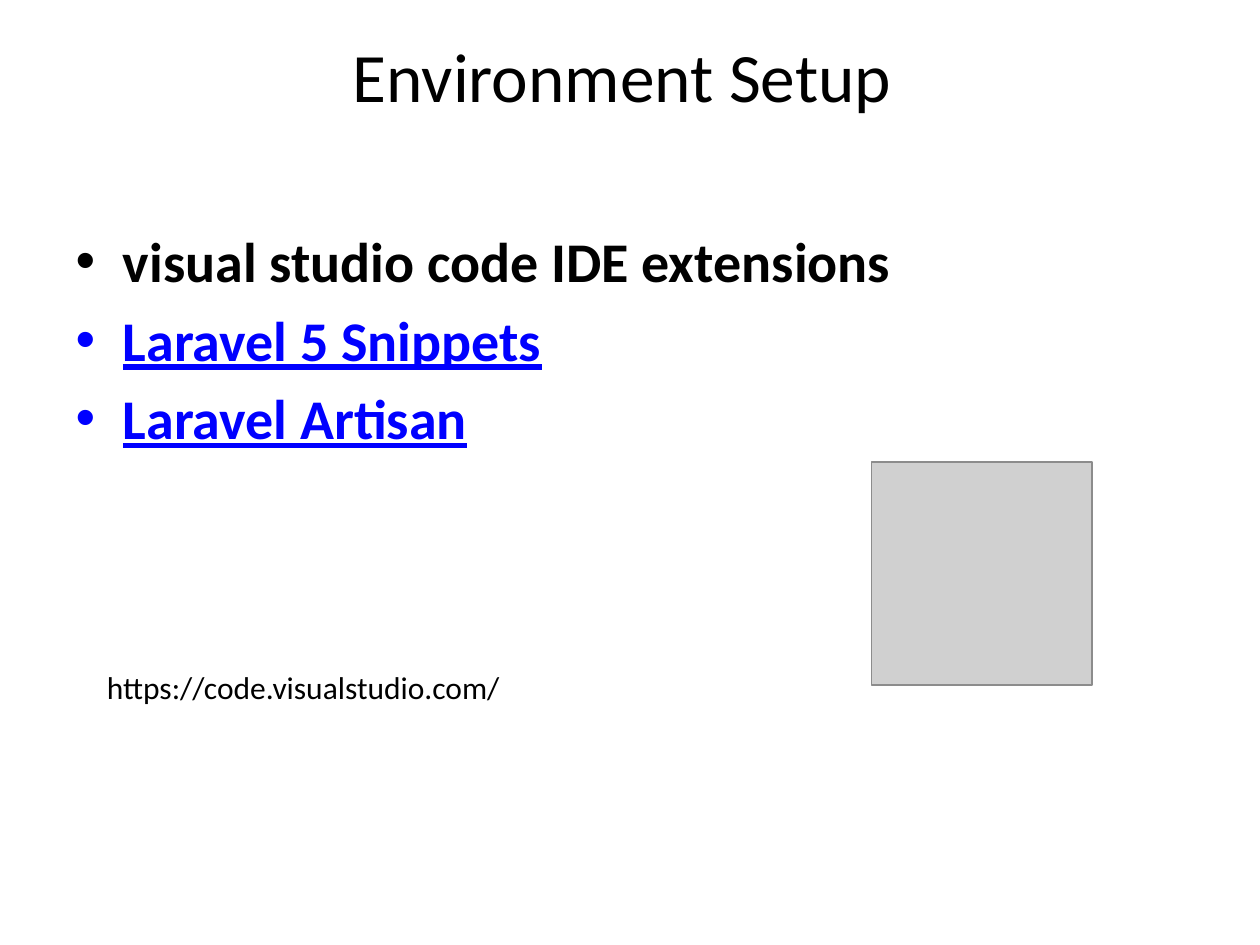
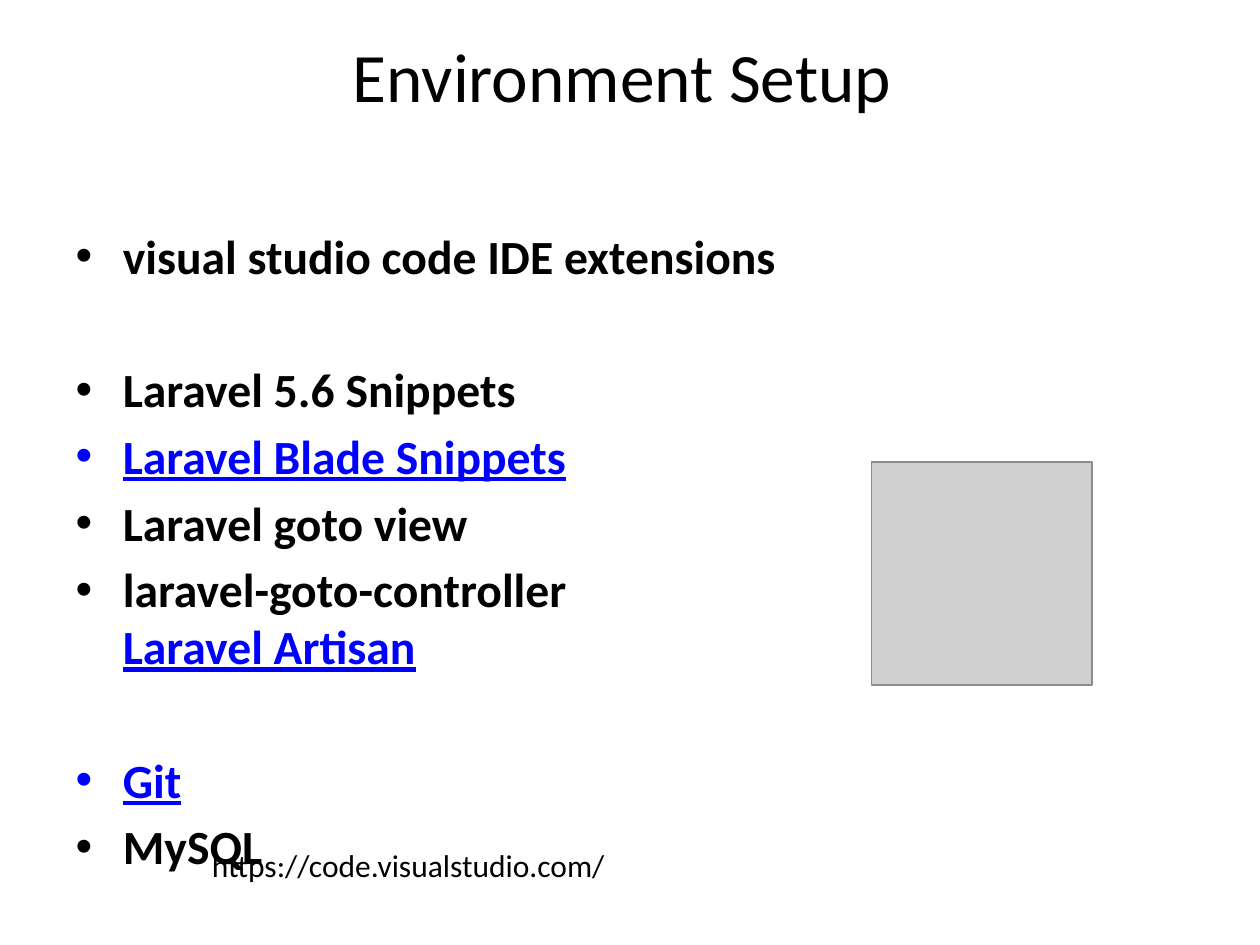
Before and after one commit to TarekSherif/LaravelCourse, a slide deck: slide 16 of PPT/Lec1/1-Laravel-tutorial.pptx (slide 21 before the commit). Drawn at 1260x945 pixels with LibreOffice and Linux fonts; fonts in the diff are those of the drawing; grey boxes stand for pictures. Boxes give left, top, right and bottom in pixels: in the first picture for what was removed or moved away, otherwise in the second. Text is boxed around its words. In the diff, an @@ line names an element or a change of style, - is before the commit and + after.

```diff
--- a/PPT/Lec1/1-Laravel-tutorial.pptx
+++ b/PPT/Lec1/1-Laravel-tutorial.pptx
@@ text at bbox=[123, 240, 775, 275]: size 32 to 27.2 pt in "visual studio code IDE extensions" @@
@@ text at bbox=[123, 373, 566, 805]: text changed; size 32 to 27.2 pt; text colour #0000FF to #000000 @@
-• Laravel 5 Snippets
-• Laravel Artisan
+• Laravel 5.6 Snippets
+• Laravel Blade Snippets
+• Laravel goto view
+• laravel-goto-controller
+  Laravel Artisan
+• Git
+• MySQL
@@ text "https://code.visualstudio.com/" rewrapped from bbox=[107, 677, 499, 704] to bbox=[212, 851, 604, 882] @@
```
Also in this commit, not shown: 3 other slides changed, 1 slide added, 4 slides removed, 17 other files.
